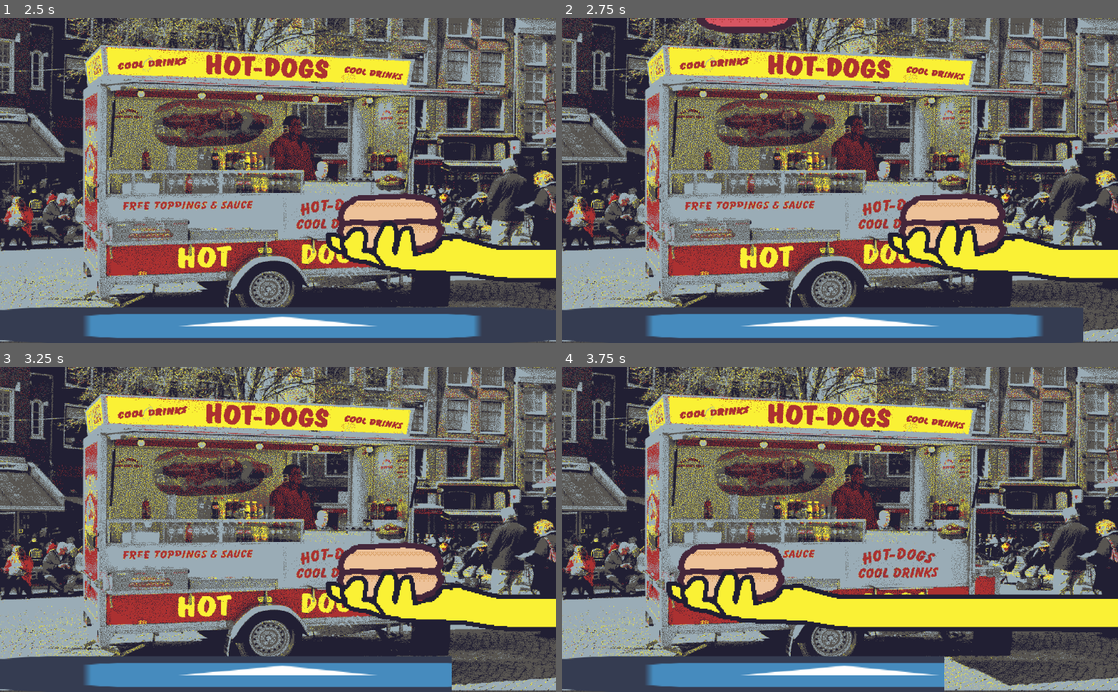
Above: before the commit, frames 1-4 (two rows, left to right).
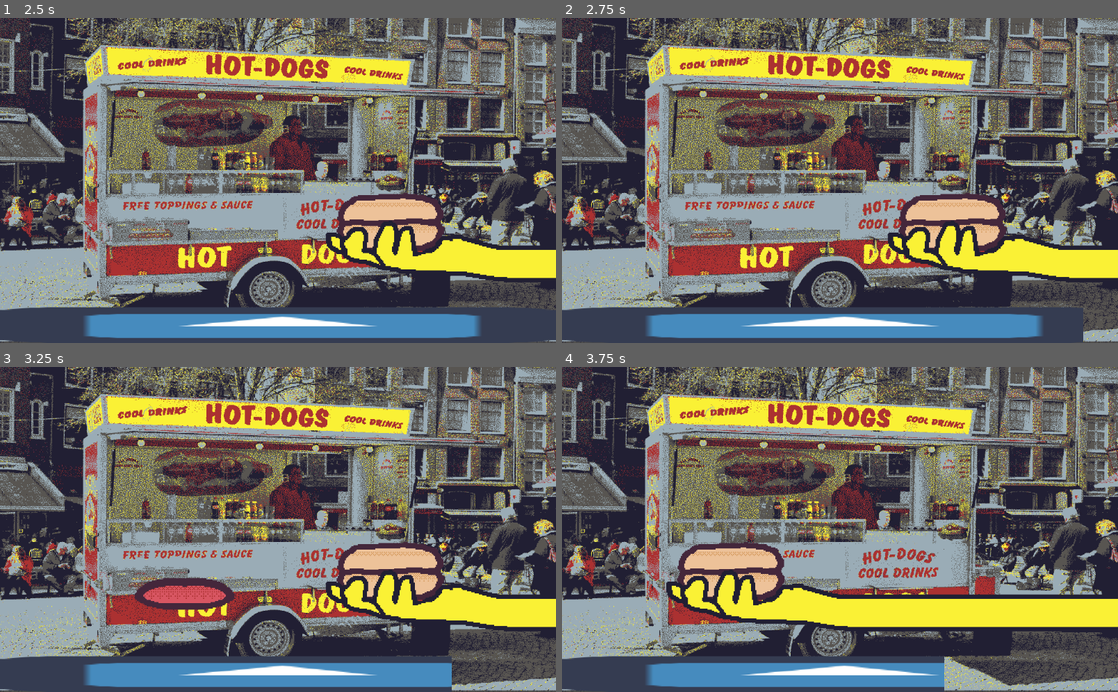
Above: after the commit, the same moments.

Repository: NEW-CYLANDIA/little-warioware
Game: Godot game, scene res://microgames/hotdog_game/hotdog_game.tscn
The game is run twice, just before and just after one commit, with the same random seed, the same clock (stepped at 60 frames per second) and the same inputs. This scene is started directly instead of the project's main scene. The engine's default icon, where the game draws it, is replaced by a stand-in: a white triangle on a blue panel in a dark square. Sound files missing from this copy of the repository are replaced by a short silence.
Inputs:
- Up to frame 1 (2.5 s): tap Enter at 0.5, 2 s; hold Right (mg_right) 0.53-1.28 s; hold Z (mg_action) 0.53-1.28 s; tap Space at 1.25 s; hold Down (mg_down) 1.28-2.03 s; tap Z (mg_action) at 1.35 s; hold Right (mg_right) from 2.03 s (still down); hold Z (mg_action) from 2.03 s (still down)
- Up to frame 2 (2.75 s): keep holding Right (mg_right); keep holding Z (mg_action)
- Up to frame 3 (3.25 s): release Right (mg_right) at 2.78 s; release Z (mg_action) at 2.78 s; hold Up (mg_up) from 2.78 s (still down); tap Z (mg_action) at 2.85 s
- Up to frame 4 (3.75 s): release Up (mg_up) at 3.53 s; hold Left (mg_left) from 3.53 s (still down); hold Z (mg_action) from 3.53 s (still down)

Frame 1 is identical in both runs. In frame 2, 0.7% of the frame differs, in the area x 24-43%, y 0-5%; in frame 3, 1.4%, in the area x 24-43%, y 64-75%; in frame 4, nothing differs.

Commit message:
Update hotdog_game.gd

Diff:
--- a/microgames/hotdog_game/src/hotdog_game.gd
+++ b/microgames/hotdog_game/src/hotdog_game.gd
@@ -3,7 +3,6 @@
 var hotdog_collected := false
 
 func _ready():
-	session.level = Global.difficulty.HARD
 	instructions.connect("timeout",self,"_on_Prompt_instructions_shown")
 	# only drops hotdog after instructions are shown
 	# if theres a baked in way of doing this w the microgame class, tell me
